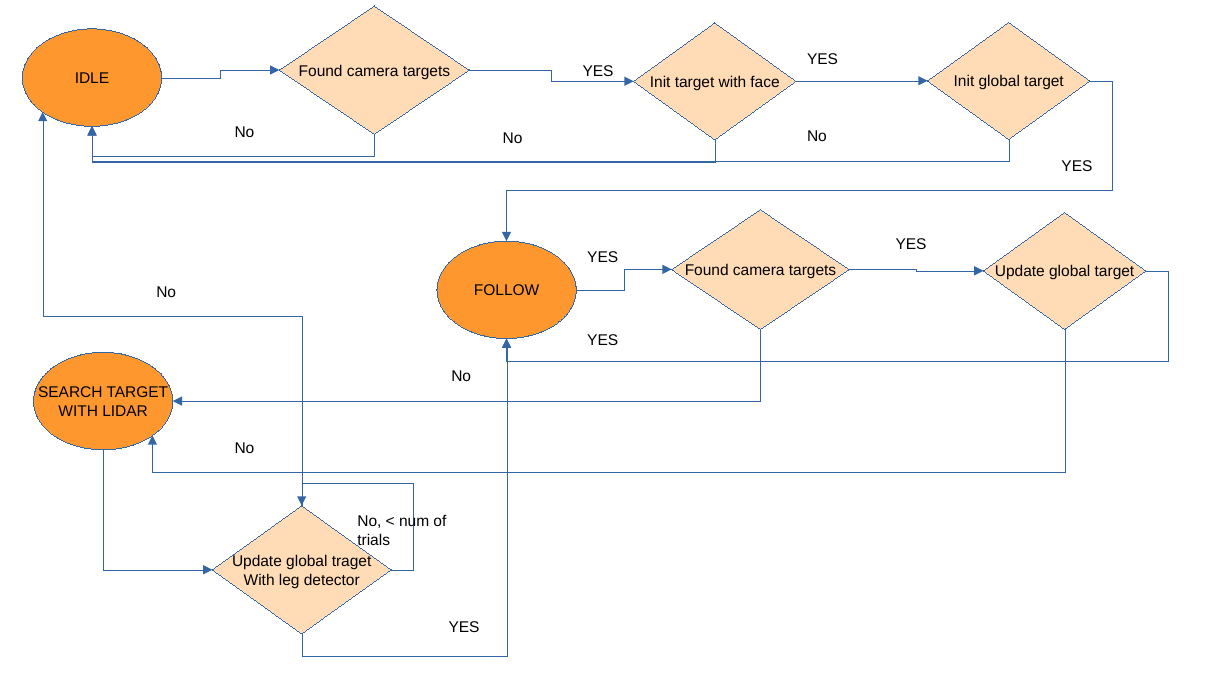
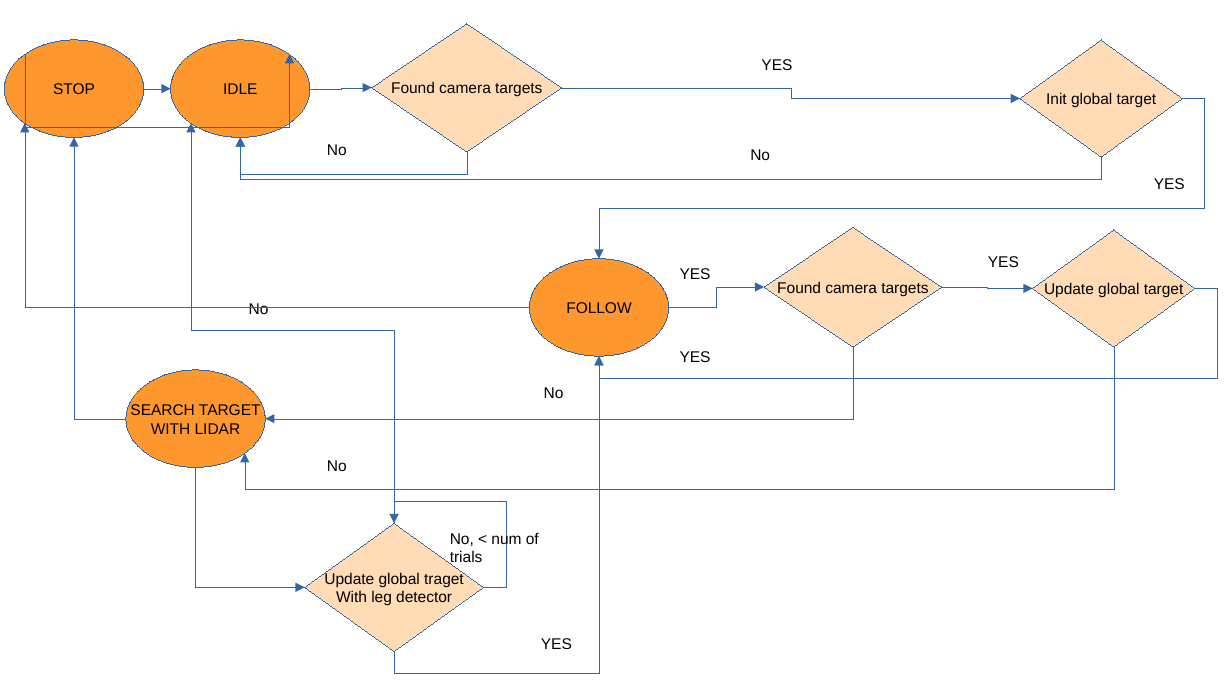
Before and after one commit to haystack-nimbus/cogniteam-haystack-person-follower, a slide deck: slide 1 of person_follower_state_machine.odp. Drawn at 1232x693 pixels with LibreOffice and Linux fonts; fonts in the diff are those of the drawing. Boxes give left, top, right and bottom in pixels: in the first picture for what was removed or moved away, otherwise in the second. Text is boxed around its words. In the diff, an @@ line names an element or a change of style, - is before the commit and + after.

```diff
--- a/person_follower_state_machine.odp
+++ b/person_follower_state_machine.odp
@@ diamond removed at [634,22,796,140] @@
-Init target with face
@@ ellipse added at [4,40,144,138], fill #FF972F, outline #3465A4 0 pt, 10 pt, text #000000 @@
+STOP
@@ elbow arrow moved from (162, 77) - (279, 70) to (25, 55) - (290, 54) @@
@@ ellipse "IDLE": place and size @@
-ellipse "IDLE" at [22,29,162,126]
+ellipse "IDLE" at [171,40,311,138]
@@ text "YES": place and size @@
-text "YES" at [807,53,838,64]
+text "YES" at [761,59,792,70]
@@ elbow arrow added from (144, 88) to (171, 88), #3465A4 0 pt @@
@@ elbow arrow added from (310, 88) to (372, 87), #3465A4 0 pt @@
@@ elbow arrow removed from (470, 70) to (634, 82) @@
@@ elbow arrow moved from (796, 82) - (928, 80) to (562, 87) - (1021, 98) @@
@@ text removed at [583,65,614,76] @@
-YES
@@ elbow arrow moved from (715, 140) - (92, 126) to (530, 307) - (25, 123) @@
@@ elbow arrow added from (126, 419) to (74, 138), #3465A4 0 pt @@
@@ elbow arrow moved from (302, 506) - (42, 112) to (395, 523) - (191, 123) @@
@@ elbow arrow moved from (1010, 140) - (92, 126) to (1101, 157) - (240, 138) @@
@@ elbow arrow moved from (375, 134) - (92, 126) to (467, 152) - (240, 138) @@
@@ text removed at [503,132,523,143] @@
-No
@@ text "No": place and size @@
-text "No" at [807,130,827,141]
+text "No" at [750,149,770,160]
@@ diamond "Update global target": place and size @@
-diamond "Update global target" at [984,212,1146,330]
+diamond "Update global target" at [1033,230,1195,348]
@@ elbow arrow moved from (1146, 271) - (506, 339) to (1195, 288) - (599, 357) @@
@@ 3 texts, 1 ellipse, 1 elbow arrow: place and size @@
-3 texts, 1 ellipse, 1 elbow arrow at [34,269,672,548]
+3 texts, 1 ellipse, 1 elbow arrow at [126,287,765,566]
@@ elbow arrow moved from (850, 269) - (984, 271) to (942, 287) - (1033, 288) @@
@@ elbow arrow moved from (1065, 330) - (152, 436) to (1115, 347) - (245, 453) @@
@@ 4 texts, 1 elbow arrow: place and size @@
-4 texts, 1 elbow arrow at [173,126,927,632]
+4 texts, 1 elbow arrow at [265,144,1019,649]
@@ 3 elbow arrows, 2 diamonds, 2 texts: place and size @@
-3 elbow arrows, 2 diamonds, 2 texts at [103,22,1112,656]
+3 elbow arrows, 2 diamonds, 2 texts at [196,40,1205,674]
@@ 2 diamonds, 1 ellipse, 1 text, 1 elbow arrow: place and size @@
-2 diamonds, 1 ellipse, 1 text, 1 elbow arrow at [279,6,1092,570]
+2 diamonds, 1 ellipse, 1 text, 1 elbow arrow at [372,23,1185,588]
```
Also in this commit, not shown: 1 other file.
